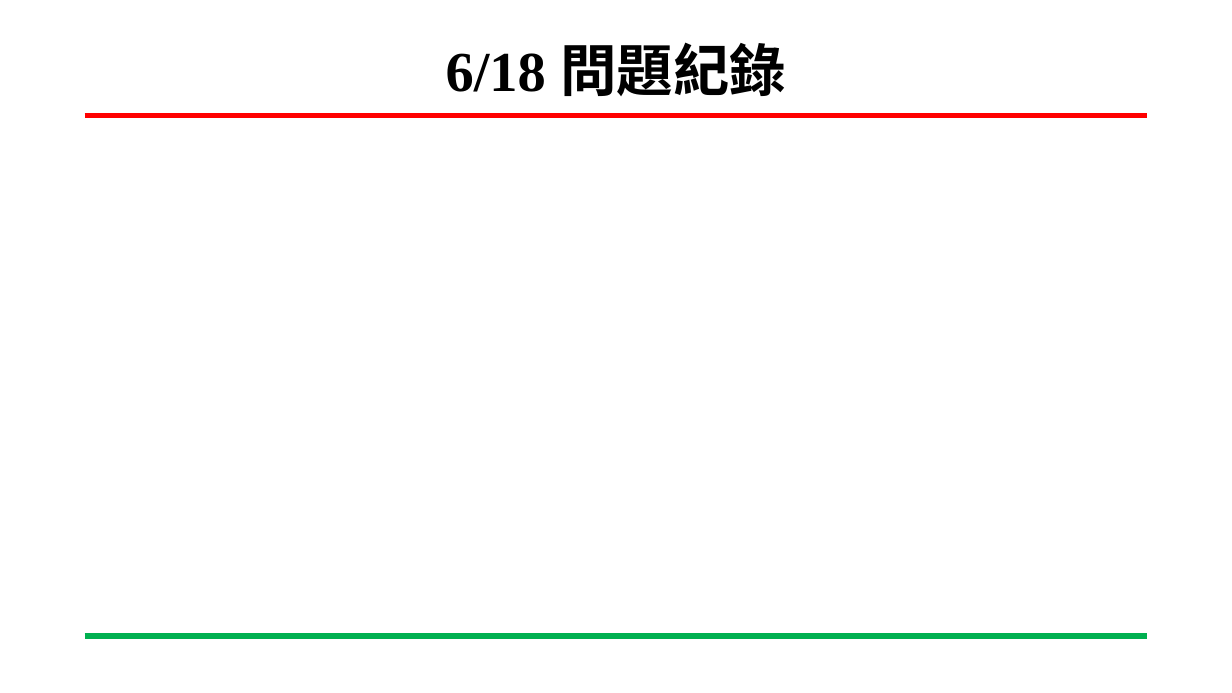
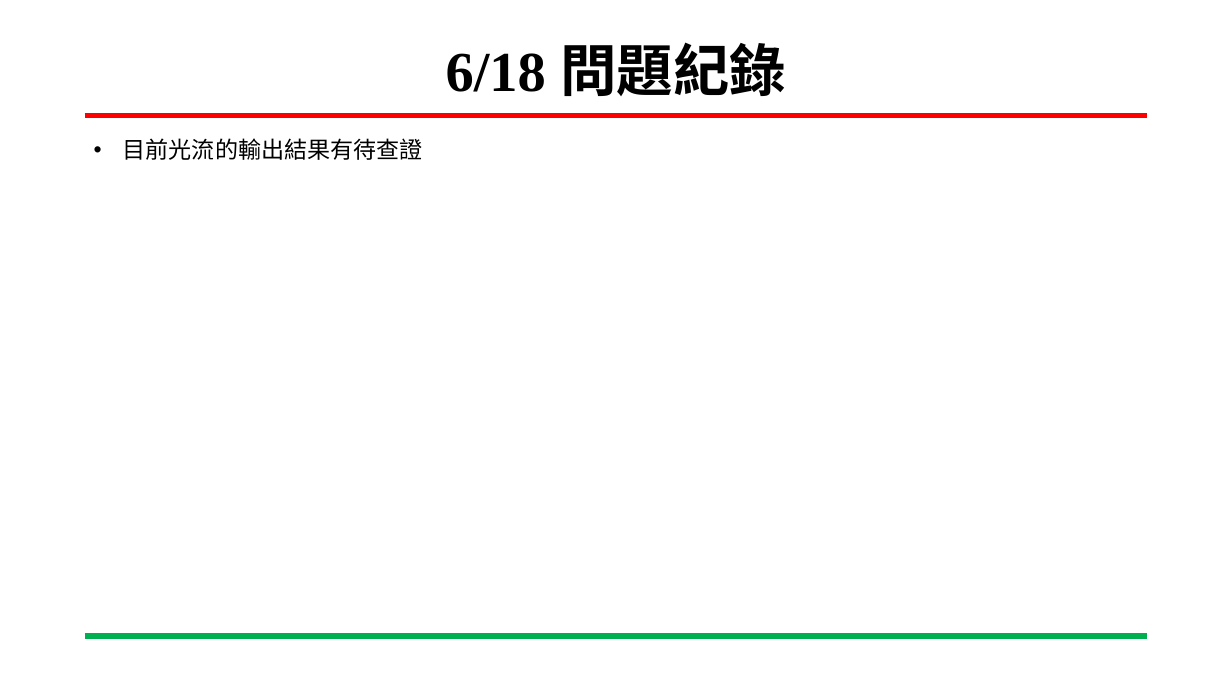
Before and after one commit to Sapphire1002/Embbeded, a slide deck: slide 15 of 嵌入式影像處理_0618.pptx. Drawn at 1232x693 pixels with LibreOffice and Linux fonts; fonts in the diff are those of the drawing; background and template pictures are left out. Boxes give left, top, right and bottom in pixels: in the first picture for what was removed or moved away, otherwise in the second. Text is boxed around its words. In the diff, an @@ line names an element or a change of style, - is before the commit and + after.

Commit message:
Embedded

```diff
--- a/嵌入式影像處理_0618.pptx
+++ b/嵌入式影像處理_0618.pptx
@@ text added at bbox=[123, 138, 423, 160], 18 pt, text #000000 @@
+• 目前光流的輸出結果有待查證
```
